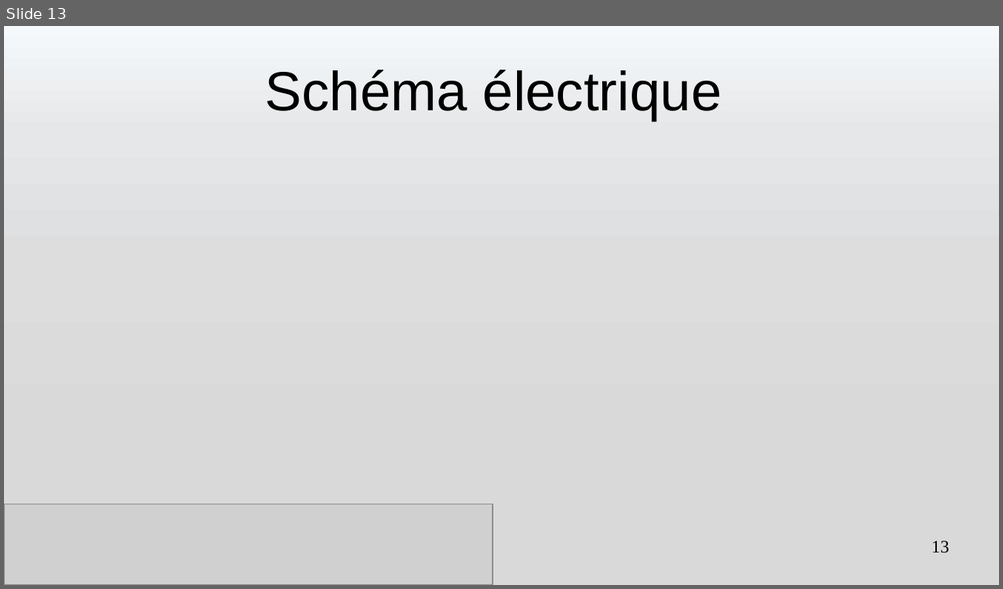
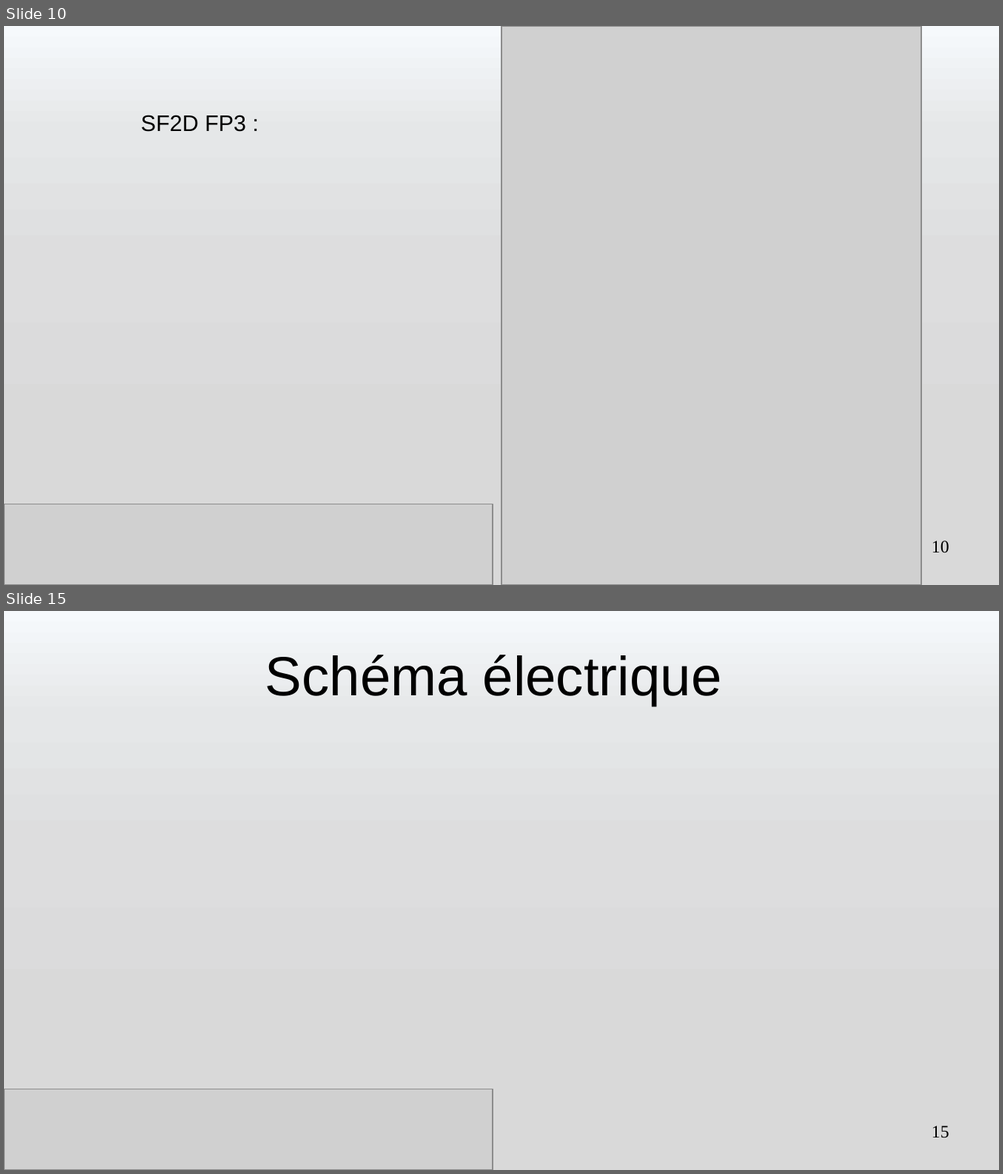
Before and after one commit to romain327/machine-turing, a slide deck: presentation/Presentation Machine de Turing.pptx. Shown one above the other, each under a label of ours: slide 13 before the commit, slides 10 and 15 after it; the slides between them are not shown. The pictures are 1003x589 and 1003x1174 pixels, drawn with LibreOffice and Linux fonts; fonts in the diff are those of the drawing; grey boxes stand for pictures. Boxes give left, top, right and bottom in pixels: in the first picture for what was removed or moved away, otherwise in the second. Text is boxed around its words. In the diff, an @@ line names an element or a change of style, - is before the commit and + after.

```diff
--- a/presentation/Presentation Machine de Turing.pptx
+++ b/presentation/Presentation Machine de Turing.pptx
@@ slide 10 added at (4, 26, 999, 585), background gradient #F6F9FC to #E5E7E8 to #DDDDDE to #D9D9D9 @@
@@ picture added at (501, 26, 921, 585) @@
@@ text added at (141, 115, 246, 132), 18 pt, text #000000 @@
+SF2D FP3 :
@@ picture added at (4, 506, 398, 585) @@
@@ picture added at (4, 504, 492, 585) @@
@@ page number added at (931, 541, 949, 554), 14 pt, text #000000 @@
+10
@@ what was slide 13 is now slide 15 @@
@@ page number at (931, 1126, 949, 1139): text changed @@
-13
+15
```
Also in this commit, not shown: 3 slides changed, 9 other slides added, 2 slides removed, 6 other files.
